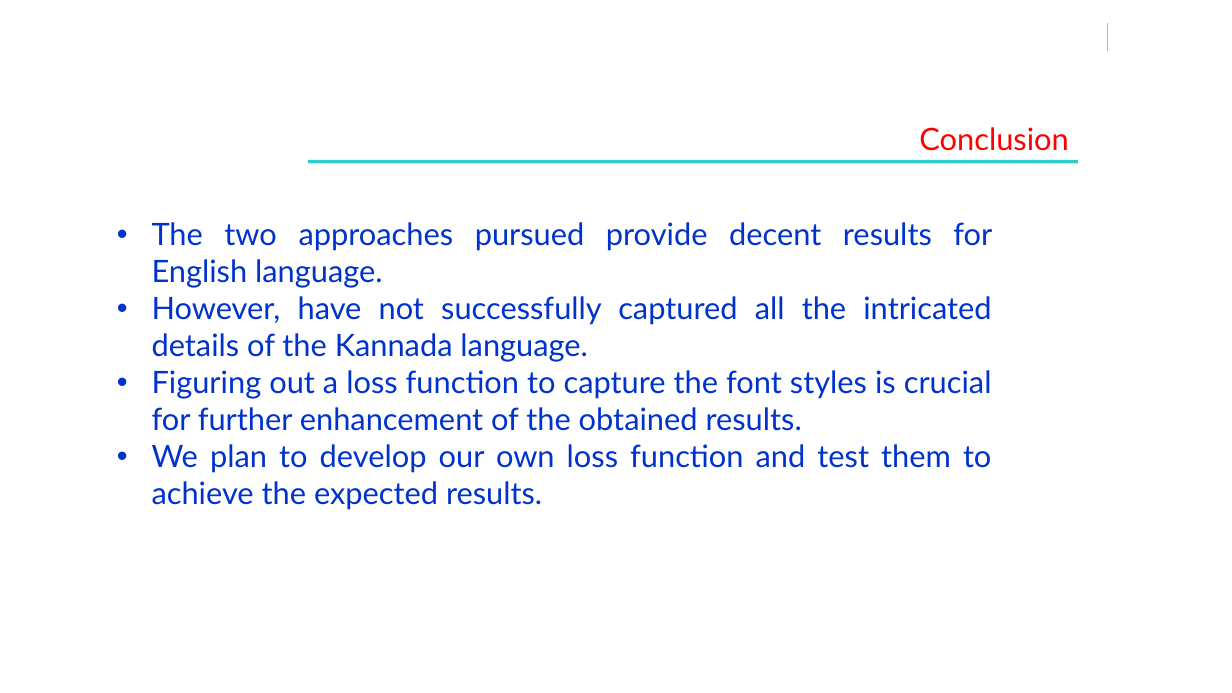
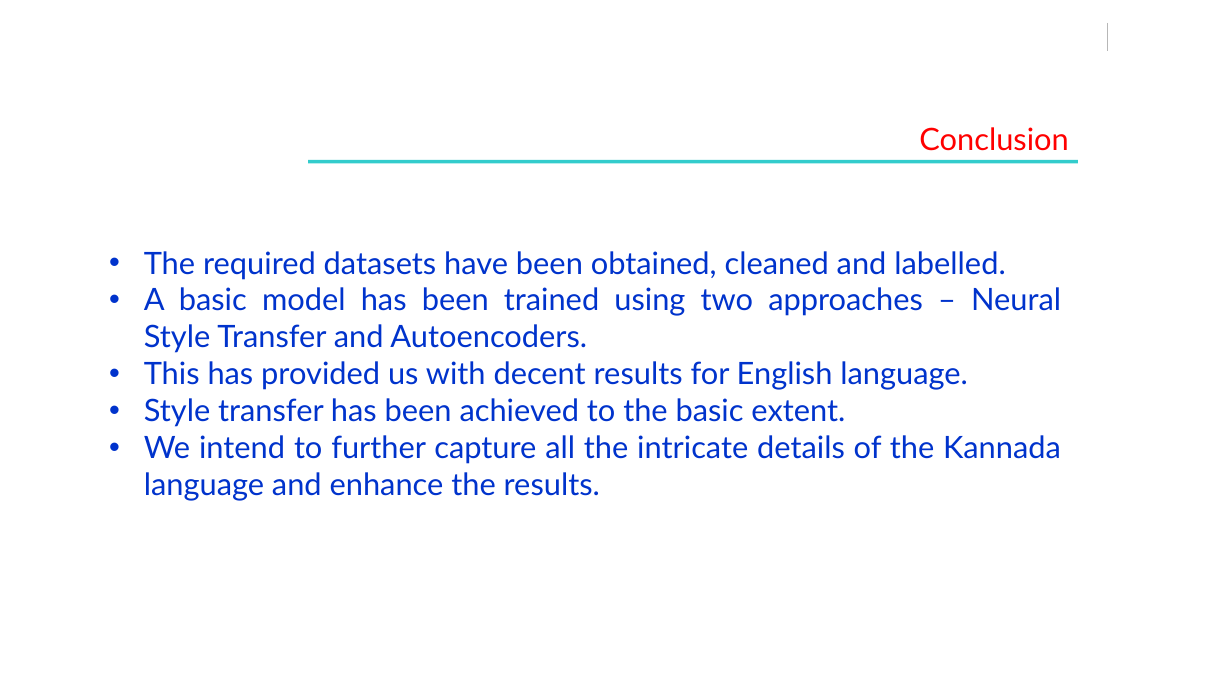
Before and after one commit to saahil-jain/Font_Style_Transfer, a slide deck: slide 24 of Documents/REVIEW - 2 - UE17CS490B – Capstone Project Phase – 2.pptx. Drawn at 1232x693 pixels with LibreOffice and Linux fonts; fonts in the diff are those of the drawing; background and template pictures are left out. Boxes give left, top, right and bottom in pixels: in the first picture for what was removed or moved away, otherwise in the second. Text is boxed around its words. In the diff, an @@ line names an element or a change of style, - is before the commit and + after.

```diff
--- a/Documents/REVIEW - 2 - UE17CS490B – Capstone Project Phase – 2.pptx
+++ b/Documents/REVIEW - 2 - UE17CS490B – Capstone Project Phase – 2.pptx
@@ text at (144, 251, 1061, 501): text changed @@
-• The two approaches pursued provide decent results for English language.
-• However, have not successfully captured all the intricated details of the Kannada language.
-• Figuring out a loss function to capture the font styles is crucial for further enhancement of the obtained results.
-• We plan to develop our own loss function and test them to achieve the expected results.
+• The required datasets have been obtained, cleaned and labelled.
+• A basic model has been trained using two approaches – Neural Style Transfer and Autoencoders.
+• This has provided us with decent results for English language.
+• Style transfer has been achieved to the basic extent.
+• We intend to further capture all the intricate details of the Kannada language and enhance the results.
```
Also in this commit, not shown: 6 other slides changed, 1 slide added, 1 slide removed.
